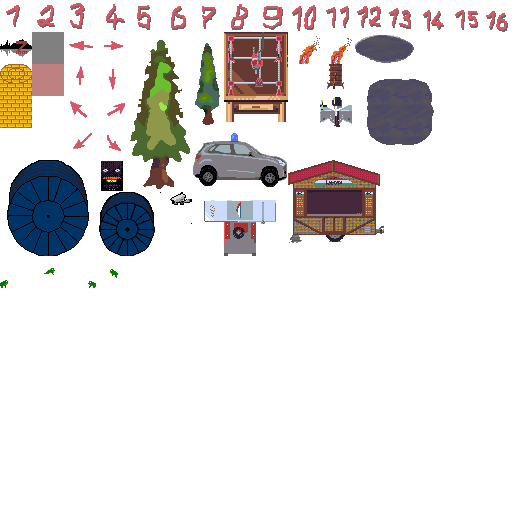
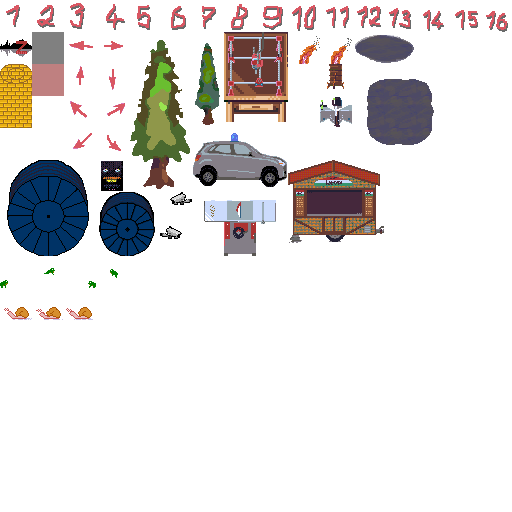
Before/after of a 512 x 512 layered artwork. What changed in the layer stack:
pixels changed over (4, 192, 192, 320) (layer not identified)
